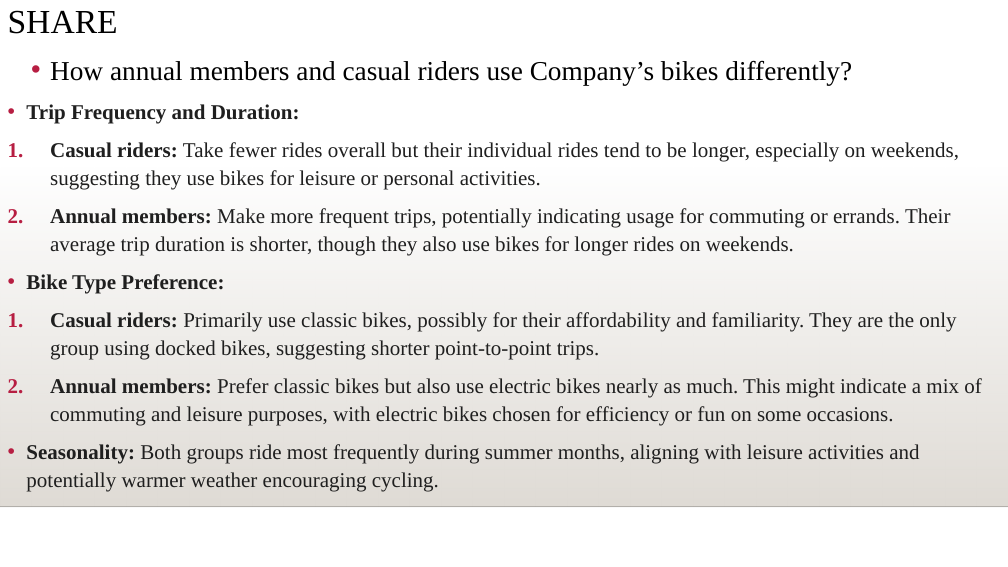
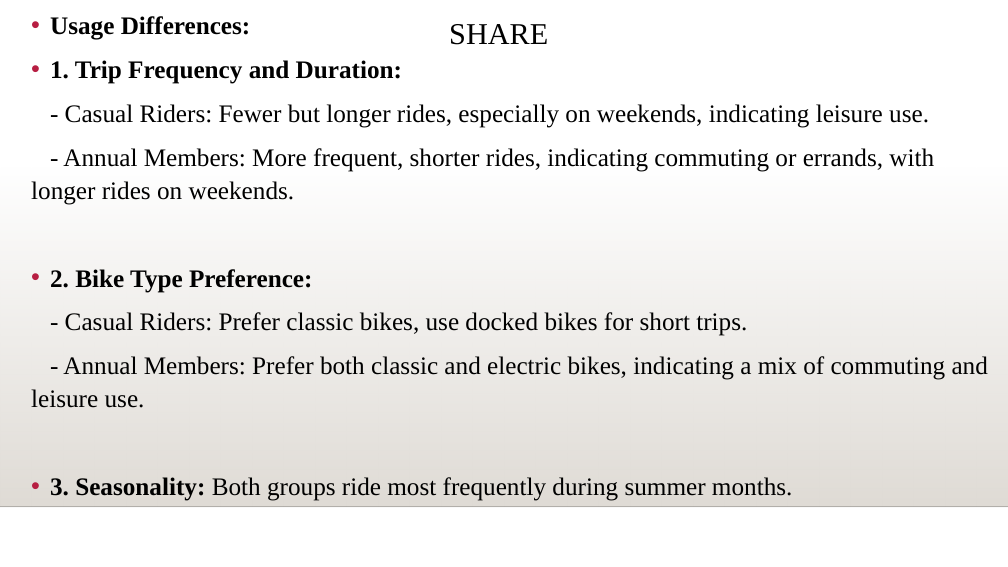
Before and after one commit to y4611676/Unanimous-Project, a slide deck: slide 13 of Analyze_project/Bike_Share/How_Does_a_Bike_Share_Navigate_Speedy_Success.pptx. Drawn at 1008x567 pixels with LibreOffice and Linux fonts; fonts in the diff are those of the drawing; background and template pictures are left out. Boxes give left, top, right and bottom in pixels: in the first picture for what was removed or moved away, otherwise in the second. Text is boxed around its words. In the diff, an @@ line names an element or a change of style, - is before the commit and + after.

```diff
--- a/Analyze_project/Bike_Share/How_Does_a_Bike_Share_Navigate_Speedy_Success.pptx
+++ b/Analyze_project/Bike_Share/How_Does_a_Bike_Share_Navigate_Speedy_Success.pptx
@@ text at (31,16,988,501): text changed; size 20 to 24.1 pt; text colour #1F1F1F to #000000 @@
-• How annual members and casual riders use Company’s bikes differently?
-• Trip Frequency and Duration:
-1. Casual riders: Take fewer rides overall but their individual rides tend to be longer, especially on weekends, suggesting they use bikes for leisure or personal activities.
-2. Annual members: Make more frequent trips, potentially indicating usage for commuting or errands. Their average trip duration is shorter, though they also use bikes for longer rides on weekends.
-• Bike Type Preference:
-1. Casual riders: Primarily use classic bikes, possibly for their affordability and familiarity. They are the only group using docked bikes, suggesting shorter point-to-point trips.
-2. Annual members: Prefer classic bikes but also use electric bikes nearly as much. This might indicate a mix of commuting and leisure purposes, with electric bikes chosen for efficiency or fun on some occasions.
-• Seasonality: Both groups ride most frequently during summer months, aligning with leisure activities and potentially warmer weather encouraging cycling.
+• Usage Differences:
+• 1. Trip Frequency and Duration:
+- Casual Riders: Fewer but longer rides, especially on weekends, indicating leisure use.
+- Annual Members: More frequent, shorter rides, indicating commuting or errands, with longer rides on weekends.
+• 2. Bike Type Preference:
+- Casual Riders: Prefer classic bikes, use docked bikes for short trips.
+- Annual Members: Prefer both classic and electric bikes, indicating a mix of commuting and leisure use.
+• 3. Seasonality: Both groups ride most frequently during summer months.
@@ title "SHARE": place and size @@
-title "SHARE" at (8,10,118,34)
+title "SHARE" at (449,24,548,45)
@@ title "SHARE" at (449,24,548,45): size 32 to 28.8 pt @@
```
Also in this commit, not shown: 11 other slides changed, 1 other file.
